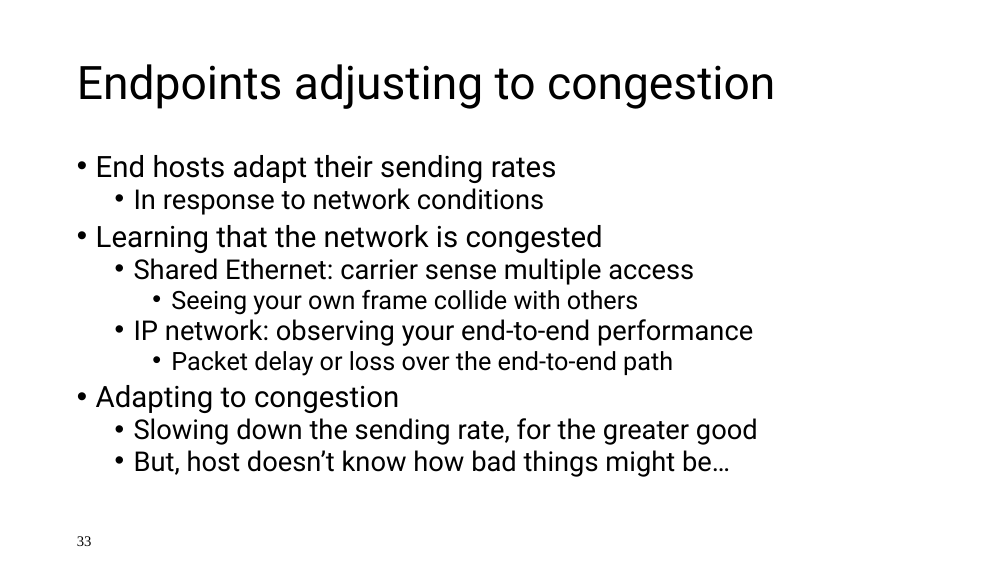
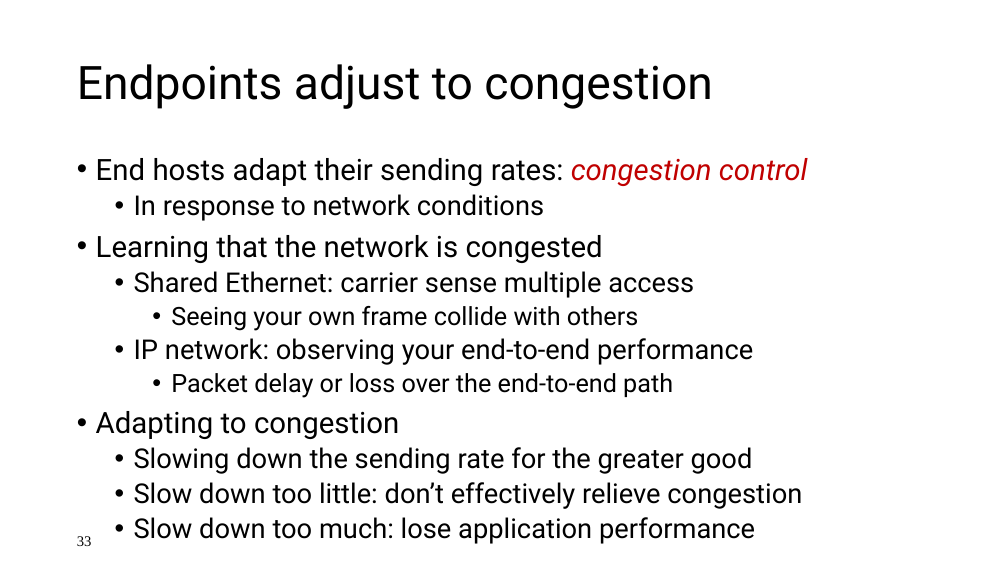
Before and after one commit to ngsrinivas/coursegen, a slide deck: slide 33 of ex/552-F19/lectures/02-architecture.pptx. Drawn at 1008x567 pixels with LibreOffice and Linux fonts; fonts in the diff are those of the drawing. Boxes give left, top, right and bottom in pixels: in the first picture for what was removed or moved away, otherwise in the second. Text is boxed around its words. In the diff, an @@ line names an element or a change of style, - is before the commit and + after.

```diff
--- a/ex/552-F19/lectures/02-architecture.pptx
+++ b/ex/552-F19/lectures/02-architecture.pptx
@@ title at <box>77,64,712,109</box>: text changed @@
-Endpoints adjusting to congestion
+Endpoints adjust to congestion
@@ text at <box>96,158,808,186</box>: text changed @@
-• End hosts adapt their sending rates
+• End hosts adapt their sending rates: congestion control
@@ text at <box>96,194,753,439</box>: line spacing 0.8 to 0.9 @@
@@ text at <box>134,447,802,544</box>: text changed @@
-  • Slowing down the sending rate, for the greater good
-  • But, host doesn’t know how bad things might be…
+  • Slowing down the sending rate for the greater good
+  • Slow down too little: don’t effectively relieve congestion
+  • Slow down too much: lose application performance
```
Also in this commit, not shown: 16 other slides changed, 9 slides added, 18 slides removed, 4 other files.
